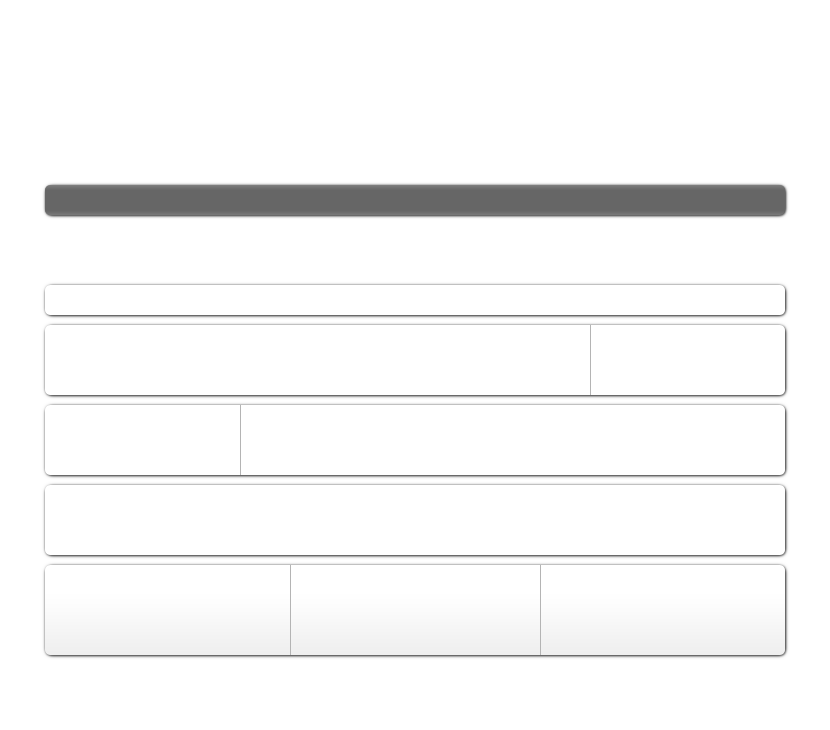
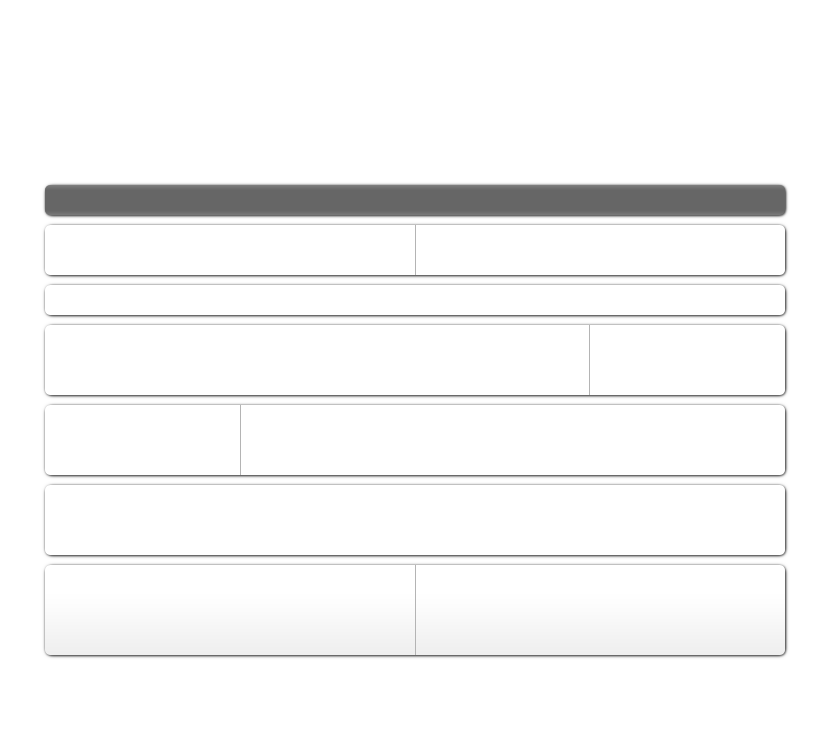
Layered file, before and after one edit (830 × 730). Changes by layer:
painted on "stroke" over <box>290,225,591,655</box>
renamed "header widget" to "boxes", painted on it over <box>45,225,785,395</box>
removed layer "ms" over <box>589,325,591,395</box>
